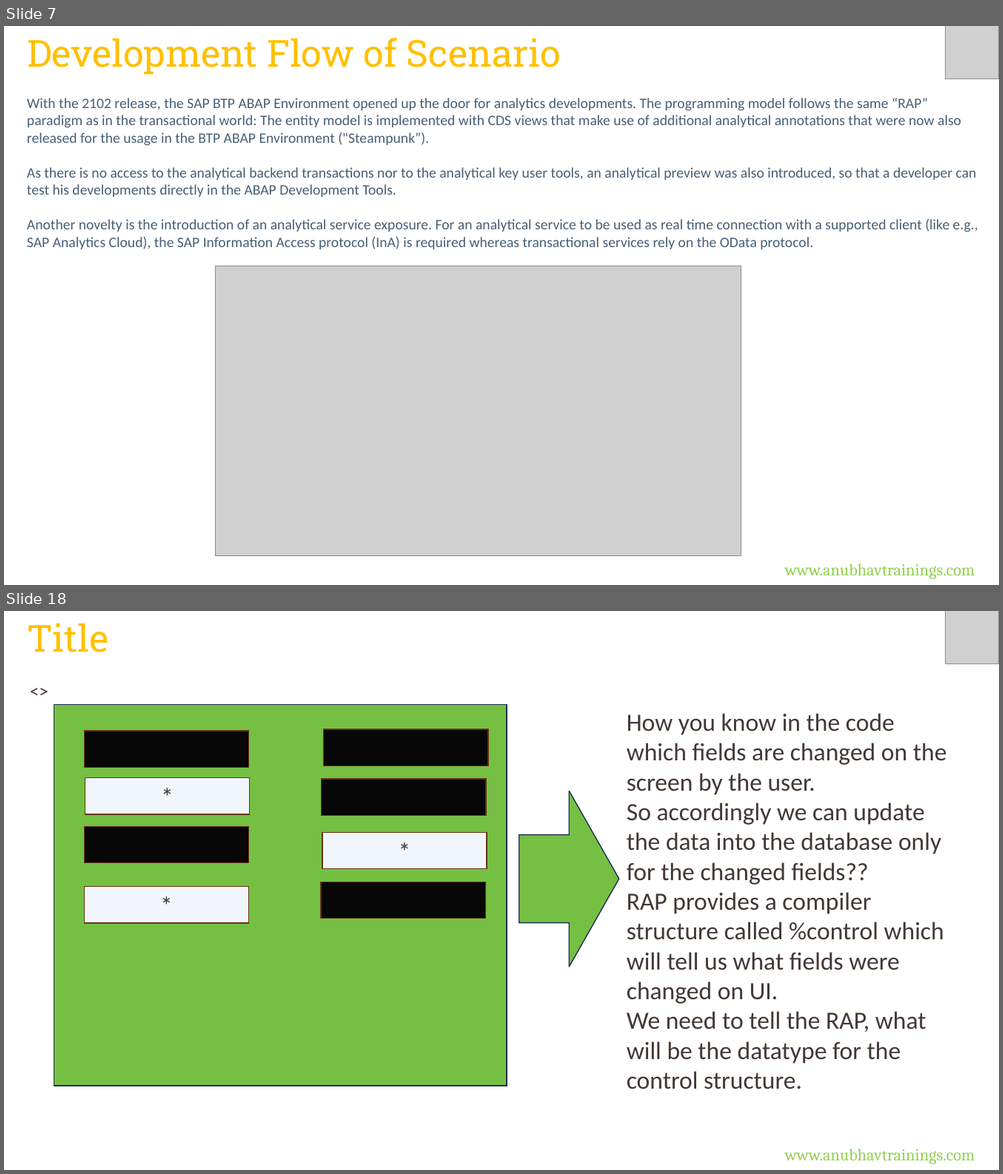
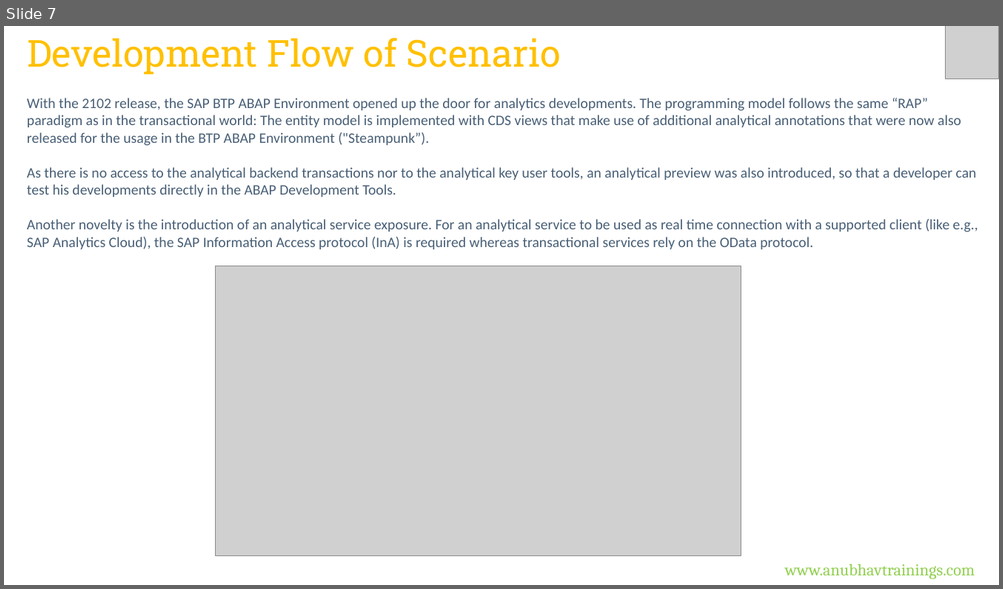
Before and after one commit to soyuztechnologies/CDS_AMDP_RAP_Training_60H, a slide deck: Day 16/DAY-16.pptx. Shown one above the other, each under a label of ours: slides 7 and 18 before the commit, slide 7 after it; the slides between them are not shown. The pictures are 1003x1174 and 1003x589 pixels, drawn with LibreOffice and Linux fonts; fonts in the diff are those of the drawing; grey boxes stand for pictures. Boxes give left, top, right and bottom in pixels: in the first picture for what was removed or moved away, otherwise in the second. Text is boxed around its words. In the diff, an @@ line names an element or a change of style, - is before the commit and + after.

Commit message:
Auto bot updater CDS_AMDP_RAP_Training_60H Course

```diff
--- a/Day 16/DAY-16.pptx
+++ b/Day 16/DAY-16.pptx
@@ slide 18 removed at [4, 611, 999, 1170], background #FFFFFF @@
@@ text removed at [27, 623, 109, 652] @@
-Title
@@ picture removed at [945, 611, 999, 664] @@
@@ text removed at [22, 675, 986, 705] @@
-<>
@@ rectangle removed at [54, 704, 506, 1086] @@
@@ text removed at [626, 713, 947, 1090] @@
-How you know in the code which fields are changed on the screen by the user.
-So accordingly we can update the data into the database only for the changed fields??
-RAP provides a compiler structure called %control which will tell us what fields were changed on UI.
-We need to tell the RAP, what will be the datatype for the control structure.
@@ rectangle removed at [84, 731, 248, 768] @@
@@ rectangle removed at [324, 729, 487, 766] @@
@@ rectangle removed at [85, 778, 249, 815] @@
-*
@@ rectangle removed at [321, 779, 485, 815] @@
@@ right arrow removed at [519, 791, 619, 967] @@
@@ rectangle removed at [84, 826, 248, 863] @@
@@ rectangle removed at [322, 832, 486, 869] @@
-*
@@ rectangle removed at [84, 887, 248, 923] @@
-*
@@ rectangle removed at [320, 883, 484, 919] @@
@@ text removed at [785, 1149, 974, 1165] @@
-www.anubhavtrainings.com
```
Also in this commit, not shown: 1 slide changed, 16 other slides removed, 4 other files.
